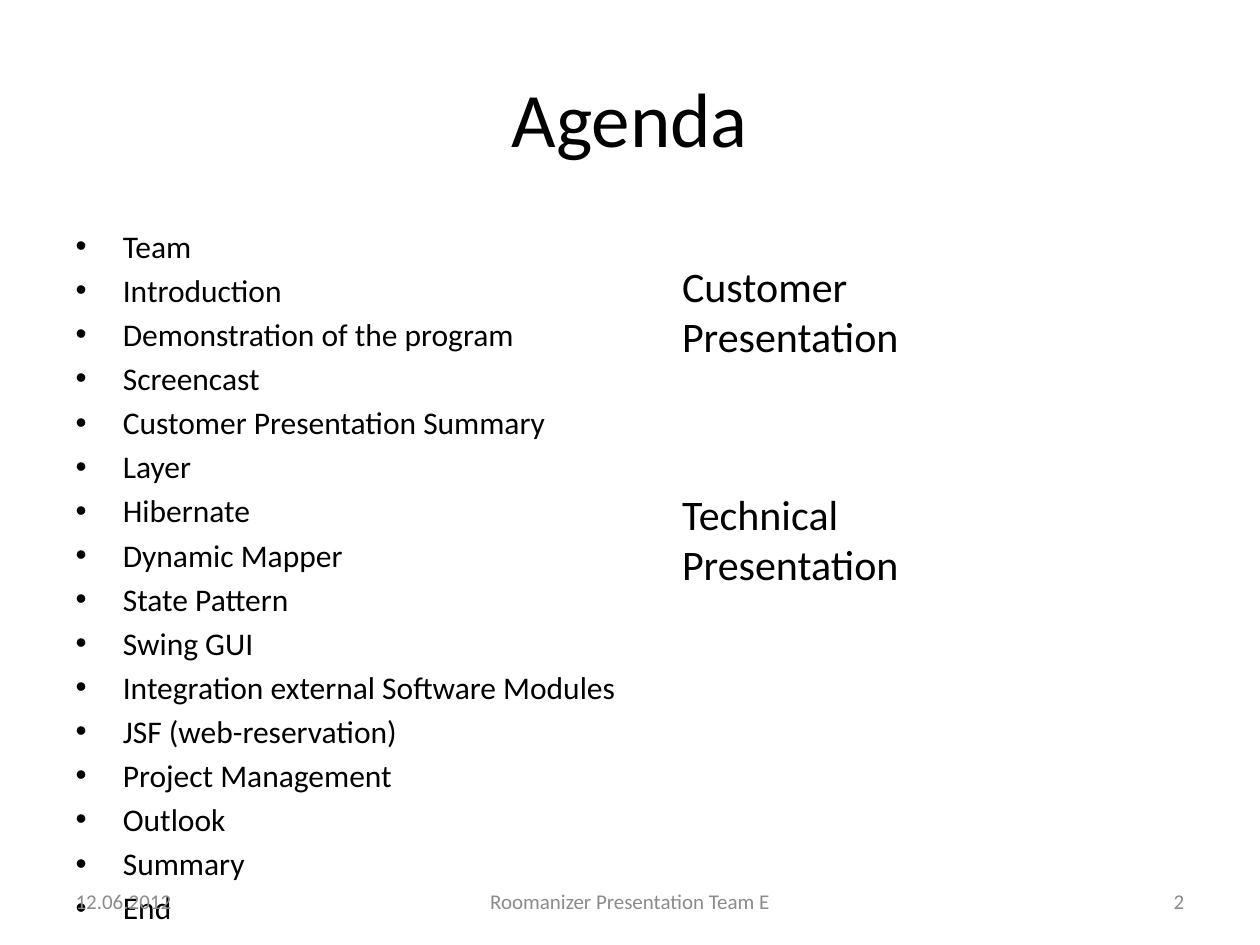
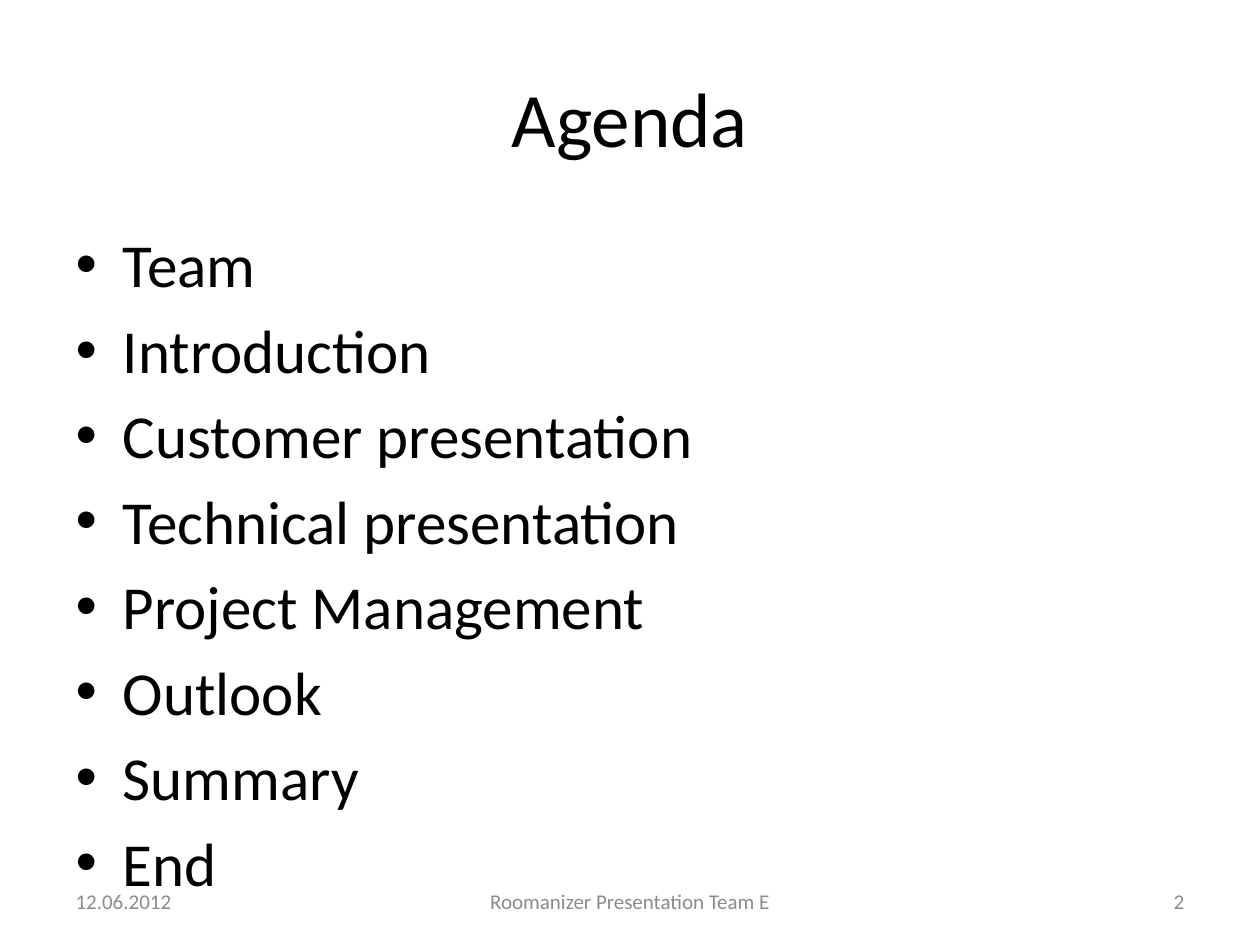
Before and after one commit to markusmo/HotelSoftware, a slide deck: slide 2 of Documentation/Praesentation/PresentationRoomanizer.pptx. Drawn at 1260x945 pixels with LibreOffice and Linux fonts; fonts in the diff are those of the drawing. Boxes give left, top, right and bottom in pixels: in the first picture for what was removed or moved away, otherwise in the second. Text is boxed around its words. In the diff, an @@ line names an element or a change of style, - is before the commit and + after.

Commit message:
update presentation

```diff
--- a/Documentation/Praesentation/PresentationRoomanizer.pptx
+++ b/Documentation/Praesentation/PresentationRoomanizer.pptx
@@ text at <box>123,247,644,810</box>: size 18 to 34.9 pt in "Team", "Introduction", "Project Management", "Outlook" and 2 more places; more space between paragraphs @@
@@ text removed at <box>682,274,898,353</box> @@
-Customer Presentation
@@ text at <box>123,415,692,554</box>: text changed; size 18 to 34.9 pt @@
-• Demonstration of the program
-• Screencast
-• Customer Presentation Summary
-• Layer
-• Hibernate
-• Dynamic Mapper
-• State Pattern
-• Swing GUI
-• Integration external Software Modules
-• JSF (web-reservation)
+• Customer presentation
+• Technical presentation
@@ text removed at <box>682,500,898,581</box> @@
-Technical Presentation
```
Also in this commit, not shown: 5 other slides changed, 1 slide added.
